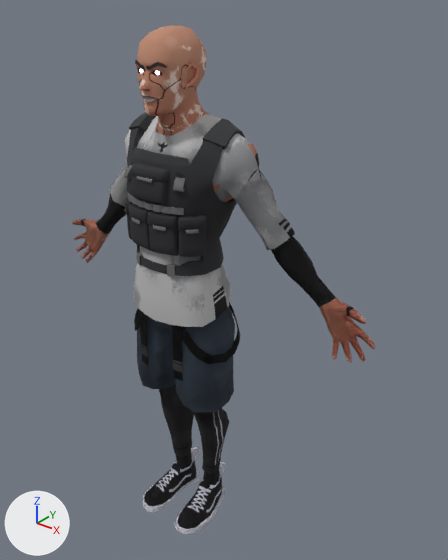
What one commit did to the FBX model Assets/6v6Shooter/Animations/[03] GunSpecific Animations/[Assault rifle] SCAR FPS animations/SCAR-Enforcer 557 Reload Animations.fbx.
One viewpoint serves both versions: a 50 mm camera at (1.436, -1.515, 2.099) aimed at (0.1, 0.155, 1.063). The lights are fixed; the arrows at lower left show +X, +Y and +Z. Where no turn or scale is listed for an object, it has been applied to the vertices.

The first picture shows 'SM_MaleBody', 'SM_Outfit1_Male', 'SM_Outfit1_Male_FPS'.
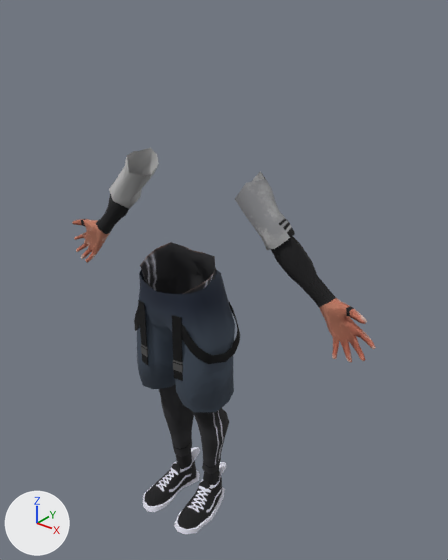
Location of each change, [x1, y1, x2, y2] in pixels of the pictures (448 x 560 px):
```json
{"object": "SM_Outfit1_Male", "change": "deleted", "before": [109, 113, 295, 327]}
{"object": "SM_MaleBody", "change": "deleted", "before": [72, 25, 376, 534]}
{"object": "SM_MaleBody_FPS", "change": "unchanged, uncovered by the edit", "after": [72, 194, 376, 534]}
```

Edits to the scene script, one JSON object a line:
```json
{"op": "remove", "block": "ob_sm_malebody", "code": ["ob_sm_malebody = bpy.data.objects.new('SM_MaleBody', me_sphere_005)", "ob_sm_malebody.location = (0.0, 0.0, 0.0)"]}
{"op": "remove", "block": "ob_sm_outfit1_male", "code": ["ob_sm_outfit1_male = bpy.data.objects.new('SM_Outfit1_Male', me_sphere_009)", "ob_sm_outfit1_male.location = (0.0, 0.0, 0.0)"]}
```
